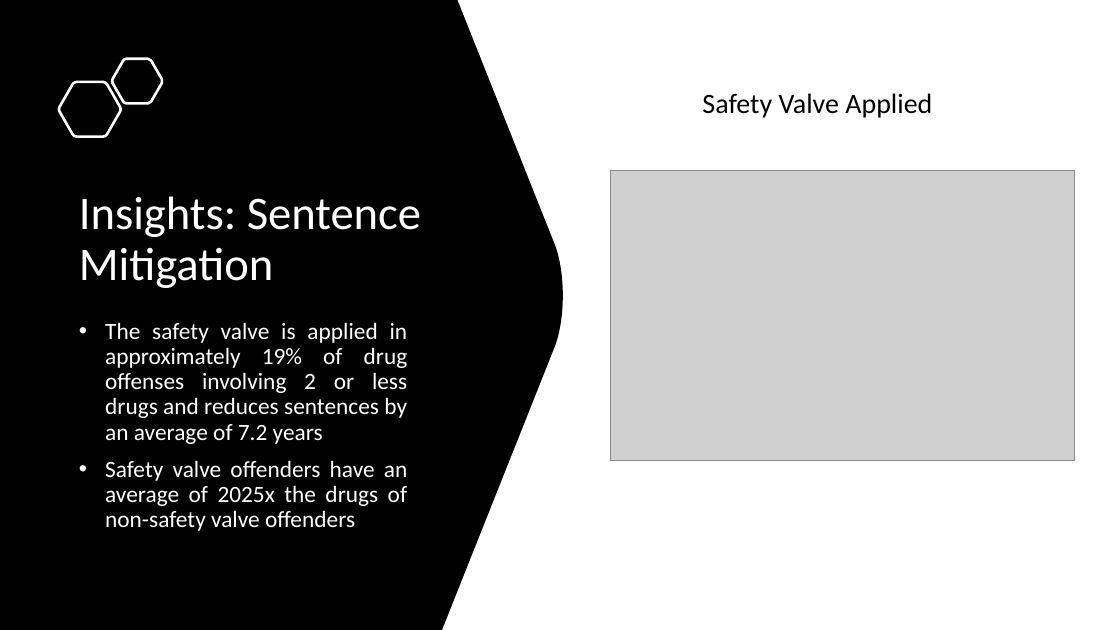
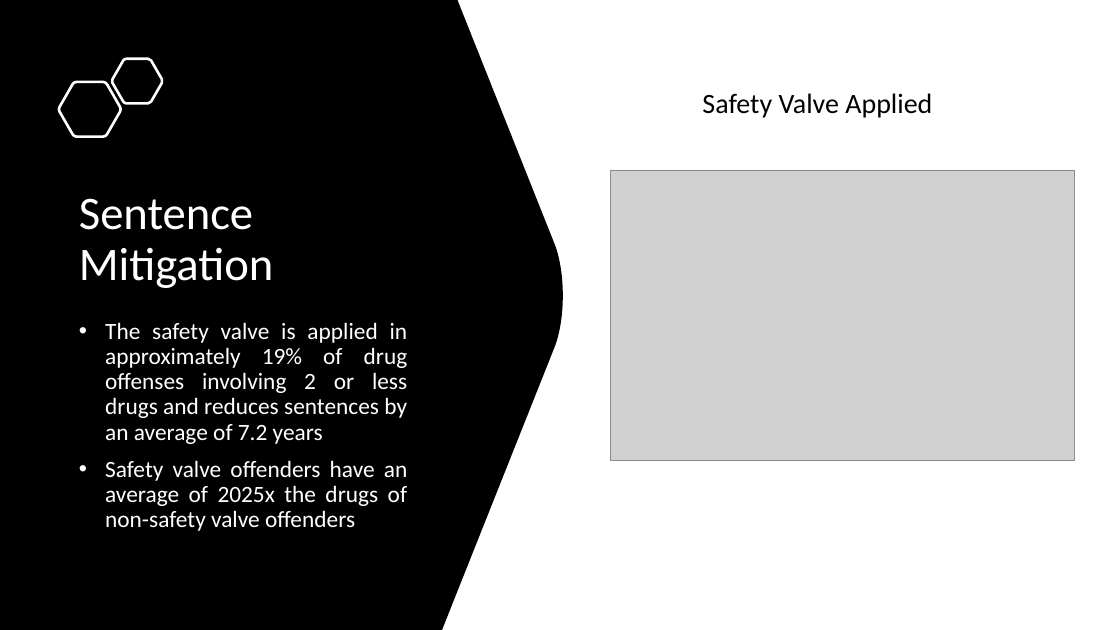
Before and after one commit to jenwhitson/sentencing_project, a slide deck: slide 21 of Presentation.pptx (slide 23 before the commit). Drawn at 1120x630 pixels with LibreOffice and Linux fonts; fonts in the diff are those of the drawing; grey boxes stand for pictures. Boxes give left, top, right and bottom in pixels: in the first picture for what was removed or moved away, otherwise in the second. Text is boxed around its words. In the diff, an @@ line names an element or a change of style, - is before the commit and + after.

```diff
--- a/Presentation.pptx
+++ b/Presentation.pptx
@@ title at [79,198,274,288]: text changed @@
-Insights: Sentence Mitigation
+Sentence Mitigation
```
Also in this commit, not shown: 10 other slides changed, 1 slide added, 1 slide removed.
